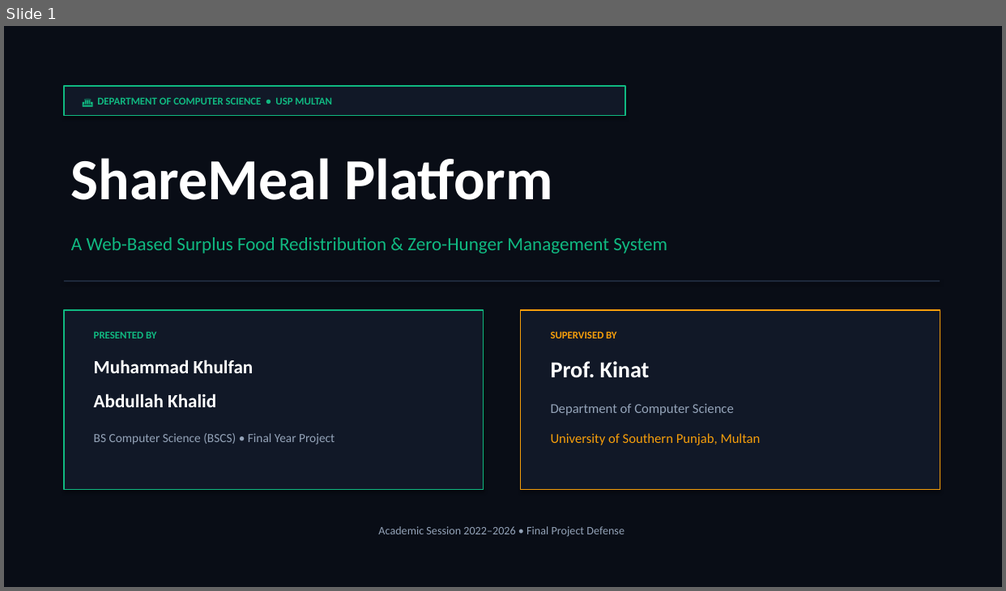
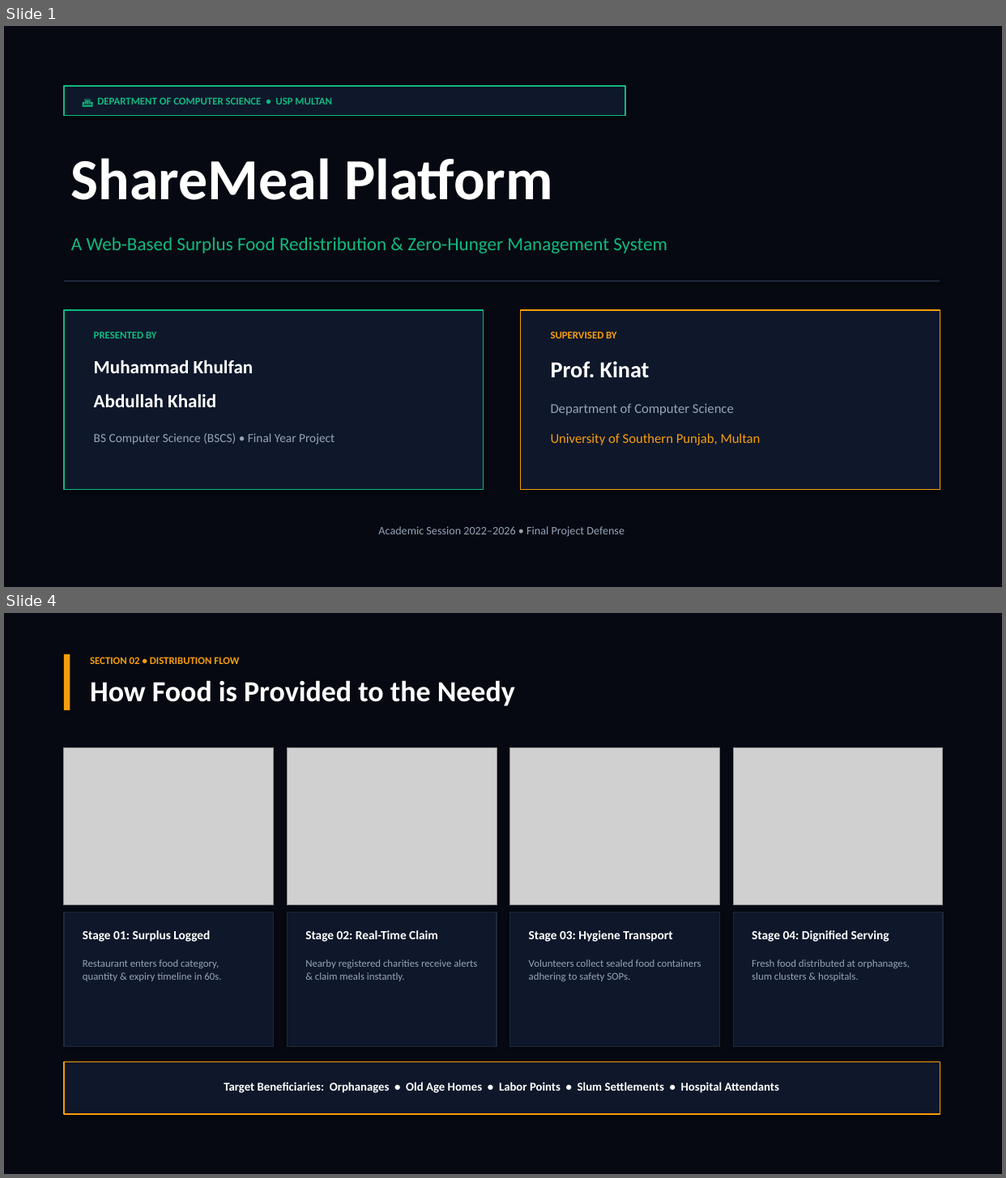
Before and after one commit to Khulfan42/ShareMeal-Platform, a slide deck: wwwroot/ShareMeal_Presentation.pptx. Shown one above the other, each under a label of ours: slide 1 before the commit, slides 1 and 4 after it; the slides between them are not shown. The pictures are 1006x591 and 1006x1178 pixels, drawn with LibreOffice and Linux fonts; fonts in the diff are those of the drawing; grey boxes stand for pictures. Boxes give left, top, right and bottom in pixels: in the first picture for what was removed or moved away, otherwise in the second. Text is boxed around its words. In the diff, an @@ line names an element or a change of style, - is before the commit and + after.

Commit message:
fix: resolve JS bug causing all buttons to break on live site + regenerate pptx with images + update presentation slides

```diff
--- a/wwwroot/ShareMeal_Presentation.pptx
+++ b/wwwroot/ShareMeal_Presentation.pptx
@@ slide 4 added at bbox=[4, 613, 1002, 1174], background #FFFFFF @@
@@ rectangle added at bbox=[4, 613, 1002, 1174], fill #060911 @@
@@ rectangle added at bbox=[64, 654, 70, 710], fill #F59E0B @@
@@ text added at bbox=[90, 657, 239, 664], 10 pt, text #F59E0B, bold @@
+SECTION 02 • DISTRIBUTION FLOW
@@ text added at bbox=[90, 680, 515, 706], 28 pt, text #FFFFFF, bold @@
+How Food is Provided to the Needy
@@ picture added at bbox=[64, 747, 274, 905] @@
@@ picture added at bbox=[287, 747, 496, 905] @@
@@ picture added at bbox=[510, 747, 720, 905] @@
@@ picture added at bbox=[733, 747, 943, 905] @@
@@ rectangle added at bbox=[64, 913, 274, 1047], fill #0F172A, outline #1E293B 1 pt @@
@@ rectangle added at bbox=[287, 913, 496, 1047], fill #0F172A, outline #1E293B 1 pt @@
@@ rectangle added at bbox=[510, 913, 720, 1047], fill #0F172A, outline #1E293B 1 pt @@
@@ rectangle added at bbox=[733, 913, 943, 1047], fill #0F172A, outline #1E293B 1 pt @@
@@ text added at bbox=[83, 931, 210, 942], 12 pt, text #FFFFFF, bold @@
+Stage 01: Surplus Logged
@@ text added at bbox=[305, 931, 438, 942], 12 pt, text #FFFFFF, bold @@
+Stage 02: Real-Time Claim
@@ text added at bbox=[529, 931, 672, 942], 12 pt, text #FFFFFF, bold @@
+Stage 03: Hygiene Transport
@@ text added at bbox=[752, 931, 889, 942], 12 pt, text #FFFFFF, bold @@
+Stage 04: Dignified Serving
@@ text added at bbox=[83, 960, 221, 982], 10 pt, text #94A3B8 @@
+Restaurant enters food category, quantity & expiry timeline in 60s.
@@ text added at bbox=[305, 960, 477, 982], 10 pt, text #94A3B8 @@
+Nearby registered charities receive alerts & claim meals instantly.
@@ text added at bbox=[529, 960, 701, 982], 10 pt, text #94A3B8 @@
+Volunteers collect sealed food containers adhering to safety SOPs.
@@ text added at bbox=[752, 960, 910, 982], 10 pt, text #94A3B8 @@
+Fresh food distributed at orphanages, slum clusters & hospitals.
@@ rectangle added at bbox=[64, 1063, 940, 1114], fill #0F172A, outline #F59E0B 1 pt @@
@@ text added at bbox=[224, 1082, 779, 1093], 11.5 pt, text #FFFFFF, bold @@
+Target Beneficiaries: Orphanages • Old Age Homes • Labor Points • Slum Settlements • Hospital Attendants
```
Also in this commit, not shown: 7 other slides changed, 4 other slides added, 3 slides removed, 3 other files.
